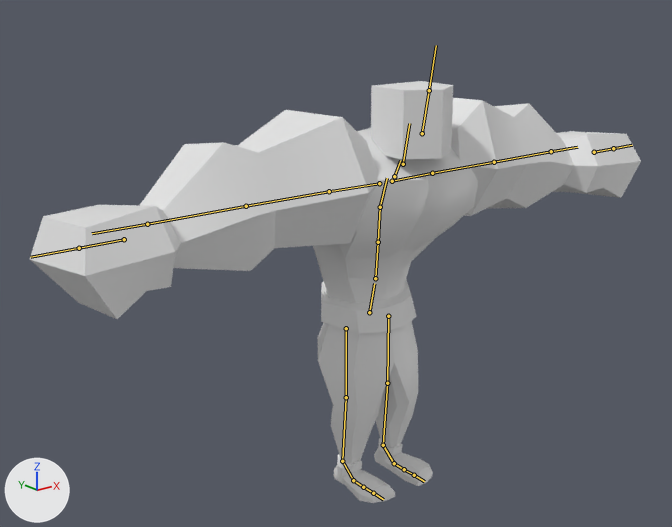
One commit to the FBX model Assets/Art/Player/ToughGuy.fbx: the scene before it, then after it.
Camera for both pictures: a 50 mm camera at (-3.42, -3.97, 2.98) aimed at (-0.18, 0.09, 1.36). The lights are fixed; the arrows at lower left show +X, +Y and +Z. The bones that bend it are drawn over the model as lines.

Objects in the first picture: 'ToughGuy'.
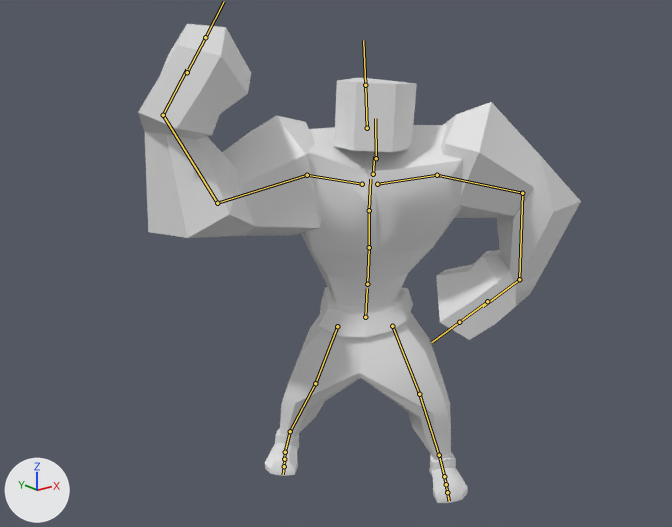
The newer file adds an action. The first version stands in its rest pose; the second is drawn at frame 1 of the action 'FlexPose'.

What changed in the scene script:
```text
Change bone_hips:
    where bone_hips = bpy.data.objects['Armature'].pose.bones['Hips']
    bone_hips.location: (0.0, 0.0, 0.0) -> (-0.1, -4.3, -2.3)
    bone_hips.rotation_quaternion: (1.0, 0.0, 0.0, 0.0) -> (0.954, 0.001, -0.293, 0.059)  # degrees (0, 0, 0) -> degrees (-2, -34, 8)
Change bone_spine:
    where bone_spine = bpy.data.objects['Armature'].pose.bones['Spine']  # child of 'Hips'
    bone_spine.rotation_quaternion: (1.0, 0.0, 0.0, 0.0) -> (1.0, -0.004, 0.026, -0.003)  # degrees (0, 0, 0) -> degrees (0, 3, 0)
Change bone_spine1:
    where bone_spine1 = bpy.data.objects['Armature'].pose.bones['Spine1']  # child of 'Spine'
    bone_spine1.rotation_quaternion: (1.0, 0.0, 0.0, 0.0) -> (0.992, -0.124, 0.028, -0.001)  # degrees (0, 0, 0) -> degrees (-14, 3, -1)
Change bone_spine2:
    where bone_spine2 = bpy.data.objects['Armature'].pose.bones['Spine2']  # child of 'Spine1'
    bone_spine2.rotation_quaternion: (1.0, 0.0, 0.0, 0.0) -> (0.998, -0.05, 0.026, -0.011)  # degrees (0, 0, 0) -> degrees (-6, 3, -1)
Change bone_neck:
    where bone_neck = bpy.data.objects['Armature'].pose.bones['Neck']  # child of 'Spine2'
    bone_neck.rotation_quaternion: (1.0, 0.0, 0.0, 0.0) -> (1.0, 0.026, -0.008, 0.0)  # degrees (0, 0, 0) -> degrees (3, -1, 0)
Change bone_head:
    where bone_head = bpy.data.objects['Armature'].pose.bones['Head']  # child of 'Neck'
    bone_head.rotation_quaternion: (1.0, 0.0, 0.0, 0.0) -> (0.926, 0.147, -0.347, 0.003)  # degrees (0, 0, 0) -> degrees (21, -40, -7)
Change bone_headtop_end:
    where bone_headtop_end = bpy.data.objects['Armature'].pose.bones['HeadTop_End']  # child of 'Head'
    bone_headtop_end.rotation_quaternion: (1.0, 0.0, 0.0, 0.0) -> (0.999, -0.036, -0.002, 0.035)  # degrees (0, 0, 0) -> degrees (-4, 0, 4)
Change bone_r_shoulder:
    where bone_r_shoulder = bpy.data.objects['Armature'].pose.bones['R_Shoulder']  # child of 'Spine2'
    bone_r_shoulder.rotation_quaternion: (1.0, 0.0, 0.0, 0.0) -> (0.979, -0.081, -0.142, -0.119)  # degrees (0, 0, 0) -> degrees (-7, -17, -13)
Change bone_r_arm:
    where bone_r_arm = bpy.data.objects['Armature'].pose.bones['R_Arm']  # child of 'R_Shoulder'
    bone_r_arm.rotation_quaternion: (1.0, 0.0, 0.0, 0.0) -> (0.744, 0.154, 0.631, 0.157)  # degrees (0, 0, 0) -> degrees (70, 63, 70)
Change bone_r_forearm:
    where bone_r_forearm = bpy.data.objects['Armature'].pose.bones['R_ForeArm']  # child of 'R_Arm'
    bone_r_forearm.rotation_quaternion: (1.0, 0.0, 0.0, 0.0) -> (0.739, 0.102, 0.305, -0.592)  # degrees (0, 0, 0) -> degrees (-15, 35, -82)
Change bone_r_hand:
    where bone_r_hand = bpy.data.objects['Armature'].pose.bones['R_Hand']  # child of 'R_ForeArm'
    bone_r_hand.rotation_quaternion: (1.0, 0.0, 0.0, 0.0) -> (0.844, 0.465, 0.231, -0.136)  # degrees (0, 0, 0) -> degrees (58, 31, -1)
Change bone_l_shoulder:
    where bone_l_shoulder = bpy.data.objects['Armature'].pose.bones['L_Shoulder']  # child of 'Spine2'
    bone_l_shoulder.rotation_quaternion: (1.0, 0.0, 0.0, 0.0) -> (0.972, -0.081, 0.158, 0.155)  # degrees (0, 0, 0) -> degrees (-7, 19, 17)
Change bone_l_arm:
    where bone_l_arm = bpy.data.objects['Armature'].pose.bones['L_Arm']  # child of 'L_Shoulder'
    bone_l_arm.rotation_quaternion: (1.0, 0.0, 0.0, 0.0) -> (0.964, 0.169, -0.155, -0.131)  # degrees (0, 0, 0) -> degrees (22, -15, -18)
Change bone_l_forearm:
    where bone_l_forearm = bpy.data.objects['Armature'].pose.bones['L_ForeArm']  # child of 'L_Arm'
    bone_l_forearm.rotation_quaternion: (1.0, 0.0, 0.0, 0.0) -> (0.554, 0.549, 0.577, 0.242)  # degrees (0, 0, 0) -> degrees (107, 22, 76)
Change bone_l_hand:
    where bone_l_hand = bpy.data.objects['Armature'].pose.bones['L_Hand']  # child of 'L_ForeArm'
    bone_l_hand.rotation_quaternion: (1.0, 0.0, 0.0, 0.0) -> (0.854, 0.318, -0.276, 0.306)  # degrees (0, 0, 0) -> degrees (30, -42, 28)
Change bone_r_upleg:
    where bone_r_upleg = bpy.data.objects['Armature'].pose.bones['R_UpLeg']  # child of 'Hips'
    bone_r_upleg.rotation_quaternion: (1.0, 0.0, 0.0, 0.0) -> (0.921, -0.058, 0.344, -0.172)  # degrees (0, 0, 0) -> degrees (-17, 38, -27)
Change bone_r_leg:
    where bone_r_leg = bpy.data.objects['Armature'].pose.bones['R_Leg']  # child of 'R_UpLeg'
    bone_r_leg.rotation_quaternion: (1.0, 0.0, 0.0, 0.0) -> (0.997, 0.032, -0.033, -0.058)  # degrees (0, 0, 0) -> degrees (4, -4, -7)
Change bone_r_foot:
    where bone_r_foot = bpy.data.objects['Armature'].pose.bones['R_Foot']  # child of 'R_Leg'
    bone_r_foot.rotation_quaternion: (1.0, 0.0, 0.0, 0.0) -> (0.964, -0.012, 0.007, 0.266)  # degrees (0, 0, 0) -> degrees (-1, 1, 31)
Change bone_r_toebase:
    where bone_r_toebase = bpy.data.objects['Armature'].pose.bones['R_ToeBase']  # child of 'R_Foot'
    bone_r_toebase.rotation_quaternion: (1.0, 0.0, 0.0, 0.0) -> (0.99, 0.045, 0.097, 0.089)  # degrees (0, 0, 0) -> degrees (6, 11, 11)
Change bone_l_upleg:
    where bone_l_upleg = bpy.data.objects['Armature'].pose.bones['L_UpLeg']  # child of 'Hips'
    bone_l_upleg.rotation_quaternion: (1.0, 0.0, 0.0, 0.0) -> (0.966, 0.163, -0.098, 0.175)  # degrees (0, 0, 0) -> degrees (17, -14, 18)
Change bone_l_leg:
    where bone_l_leg = bpy.data.objects['Armature'].pose.bones['L_Leg']  # child of 'L_UpLeg'
    bone_l_leg.rotation_quaternion: (1.0, 0.0, 0.0, 0.0) -> (0.992, -0.126, -0.003, 0.007)  # degrees (0, 0, 0) -> degrees (-14, 0, 1)
Change bone_l_foot:
    where bone_l_foot = bpy.data.objects['Armature'].pose.bones['L_Foot']  # child of 'L_Leg'
    bone_l_foot.rotation_quaternion: (1.0, 0.0, 0.0, 0.0) -> (0.987, -0.082, -0.061, -0.128)  # degrees (0, 0, 0) -> degrees (-8, -8, -14)
Change bone_l_toebase:
    where bone_l_toebase = bpy.data.objects['Armature'].pose.bones['L_ToeBase']  # child of 'L_Foot'
    bone_l_toebase.rotation_quaternion: (1.0, 0.0, 0.0, 0.0) -> (0.993, 0.031, -0.01, -0.113)  # degrees (0, 0, 0) -> degrees (4, -1, -13)
```

Where the change shows, as pixel boxes [x1, y1, x2, y2] in the pictures (672 x 527 px):
'ToughGuy', posed (27% narrower, 13% taller)
    before: [30, 81, 641, 503]
    after: [138, 24, 581, 503]
bone 'Hips', root to tip
    before: (369, 312) to (374, 283)
    after: (365, 317) to (367, 288)
bone 'Spine', root to tip
    before: (375, 278) to (378, 242)
    after: (367, 284) to (369, 247)
bone 'Spine1', root to tip
    before: (378, 242) to (380, 207)
    after: (369, 247) to (369, 210)
bone 'Spine2', root to tip
    before: (380, 207) to (387, 178)
    after: (369, 210) to (370, 179)
bone 'Neck', root to tip
    before: (394, 176) to (400, 160)
    after: (373, 174) to (374, 156)
bone 'Head', root to tip
    before: (403, 164) to (409, 123)
    after: (376, 158) to (375, 118)
bone 'HeadTop_End', root to tip
    before: (422, 133) to (429, 90)
    after: (367, 128) to (365, 85)
bone 'R_Shoulder', root to tip
    before: (379, 183) to (329, 191)
    after: (362, 184) to (307, 175)
bone 'R_Arm', root to tip
    before: (329, 191) to (246, 206)
    after: (307, 175) to (217, 203)
bone 'R_ForeArm', root to tip
    before: (246, 206) to (147, 224)
    after: (217, 203) to (163, 115)
bone 'R_Hand', root to tip
    before: (147, 224) to (92, 233)
    after: (163, 115) to (187, 69)
bone 'L_Shoulder', root to tip
    before: (392, 181) to (432, 173)
    after: (377, 184) to (437, 175)
bone 'L_Arm', root to tip
    before: (432, 173) to (494, 162)
    after: (437, 175) to (522, 193)
bone 'L_ForeArm', root to tip
    before: (494, 162) to (551, 151)
    after: (522, 193) to (519, 279)
bone 'L_Hand', root to tip
    before: (551, 151) to (577, 147)
    after: (519, 279) to (483, 306)
bone 'R_UpLeg', root to tip
    before: (346, 328) to (346, 397)
    after: (337, 326) to (315, 383)
bone 'R_Leg', root to tip
    before: (346, 397) to (342, 461)
    after: (315, 383) to (290, 431)
bone 'R_Foot', root to tip
    before: (342, 461) to (353, 480)
    after: (290, 431) to (285, 452)
bone 'R_ToeBase', root to tip
    before: (353, 480) to (363, 487)
    after: (285, 452) to (284, 459)
bone 'L_UpLeg', root to tip
    before: (388, 316) to (387, 383)
    after: (392, 326) to (419, 394)
bone 'L_Leg', root to tip
    before: (387, 383) to (383, 445)
    after: (419, 394) to (439, 455)
bone 'L_Foot', root to tip
    before: (383, 445) to (394, 463)
    after: (439, 455) to (444, 476)
bone 'L_ToeBase', root to tip
    before: (394, 463) to (404, 469)
    after: (444, 476) to (446, 484)
